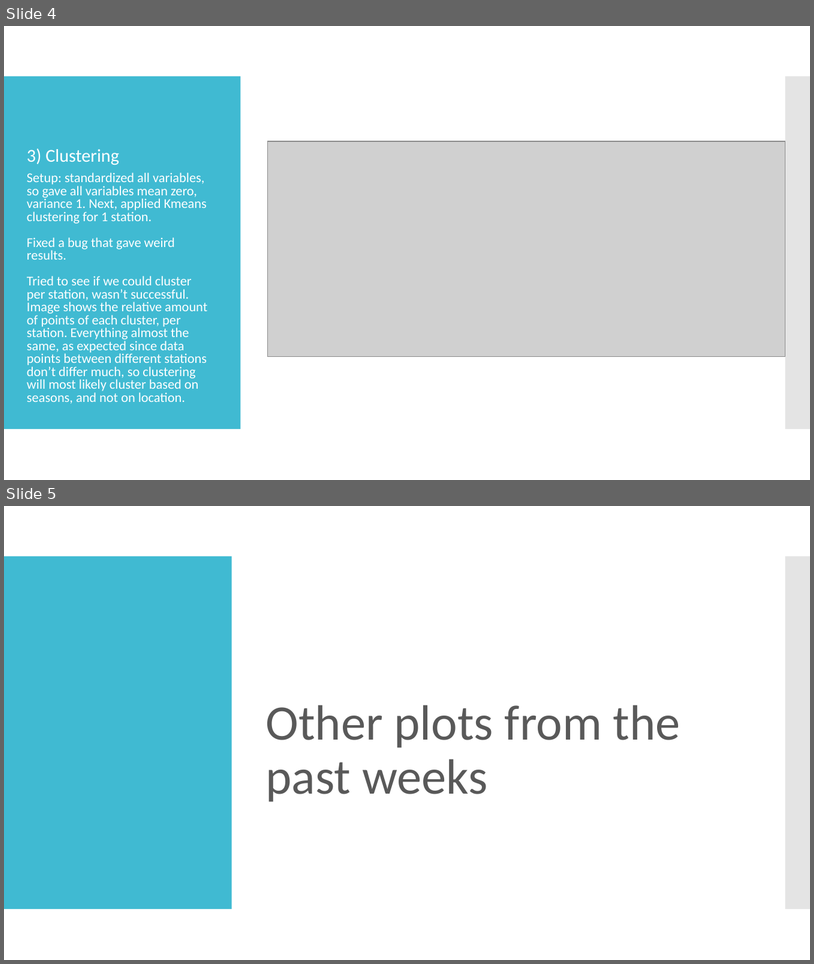
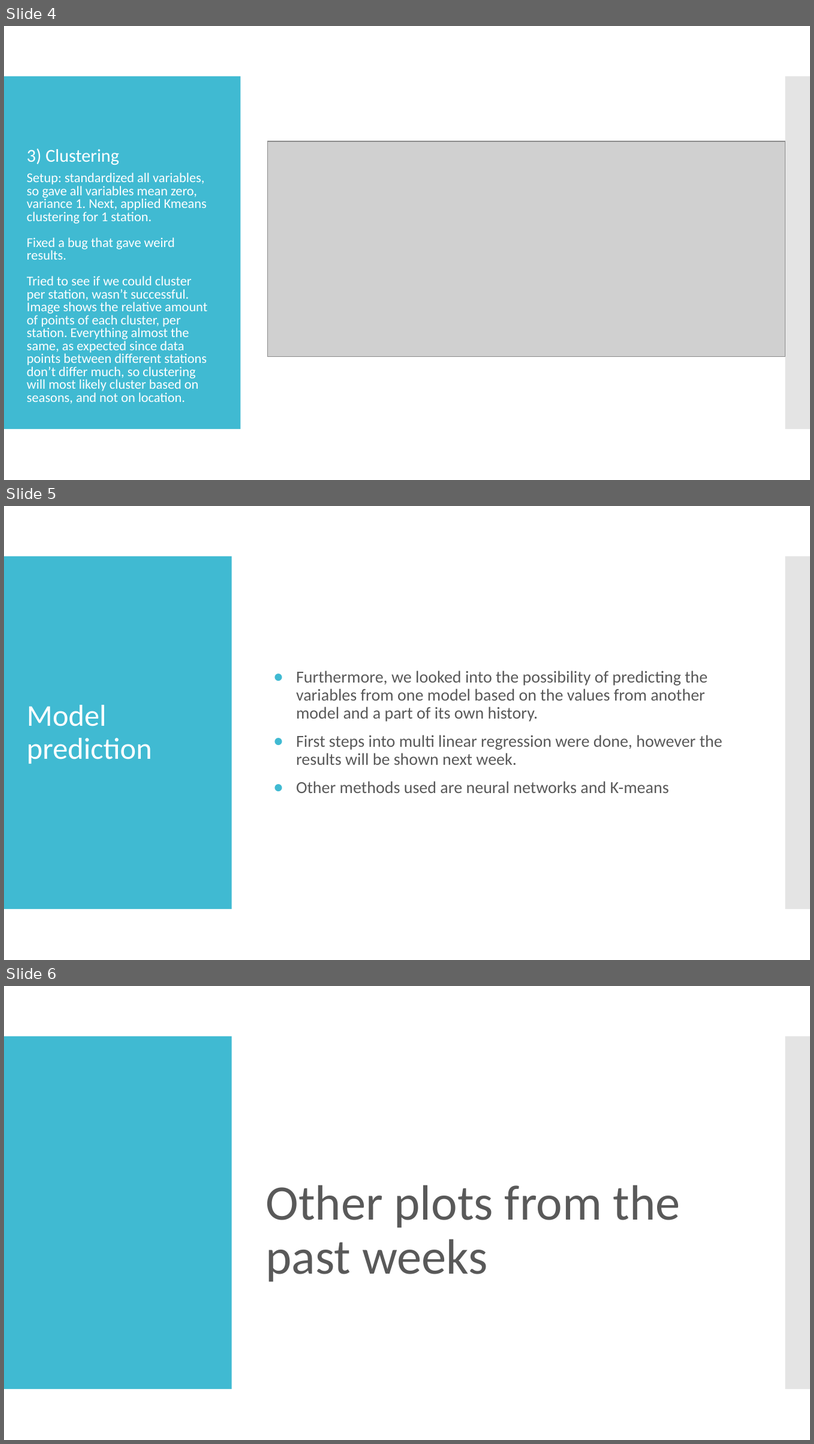
Before and after one commit to Deltares-Climate-Change/Deltares-Climate-Change, a slide deck: Presentations/Climate Change project update week 3 .pptx. Shown one above the other, each under a label of ours: slides 4 and 5 before the commit, slides 4, 5 and 6 after it. The pictures are 814x964 and 814x1444 pixels, drawn with LibreOffice and Linux fonts; fonts in the diff are those of the drawing; grey boxes stand for pictures. Boxes give left, top, right and bottom in pixels: in the first picture for what was removed or moved away, otherwise in the second. Text is boxed around its words. In the diff, an @@ line names an element or a change of style, - is before the commit and + after.

Commit message:
Update Climate Change project update week 3 .pptx
short slide on model prediciton, did not put in the multi linear regression yet. will work on that thursday

```diff
--- a/Presentations/Climate Change project update week 3 .pptx
+++ b/Presentations/Climate Change project update week 3 .pptx
@@ slide 5 added at <box>4,506,810,960</box>, background #FFFFFF; not listed: 2 template elements that a slide beside it also shows @@
@@ text added at <box>296,670,723,793</box>, 20 pt, text #595959 @@
+● Furthermore, we looked into the possibility of predicting the variables from one model based on the values from another model and a part of its own history.
+● First steps into multi linear regression were done, however the results will be shown next week.
+● Other methods used are neural networks and K-means
@@ title added at <box>27,705,152,763</box>, 36 pt, text #FFFFFF @@
+Model prediction
@@ what was slide 5 is now slide 6 @@
```
